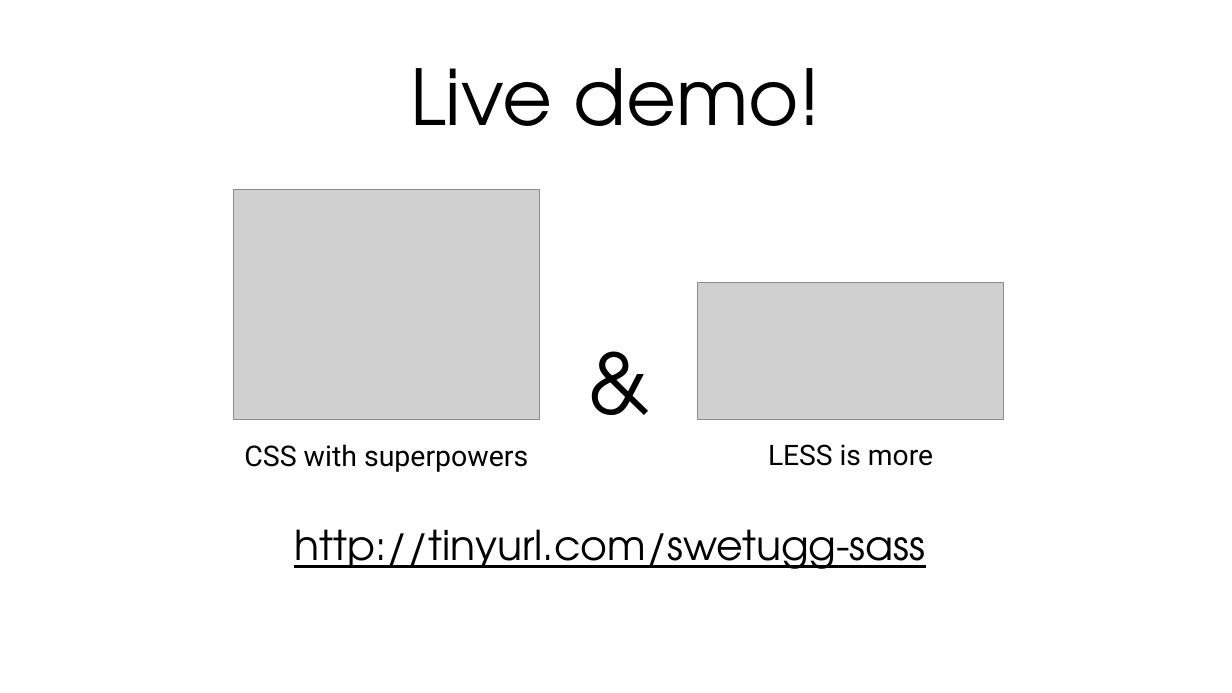
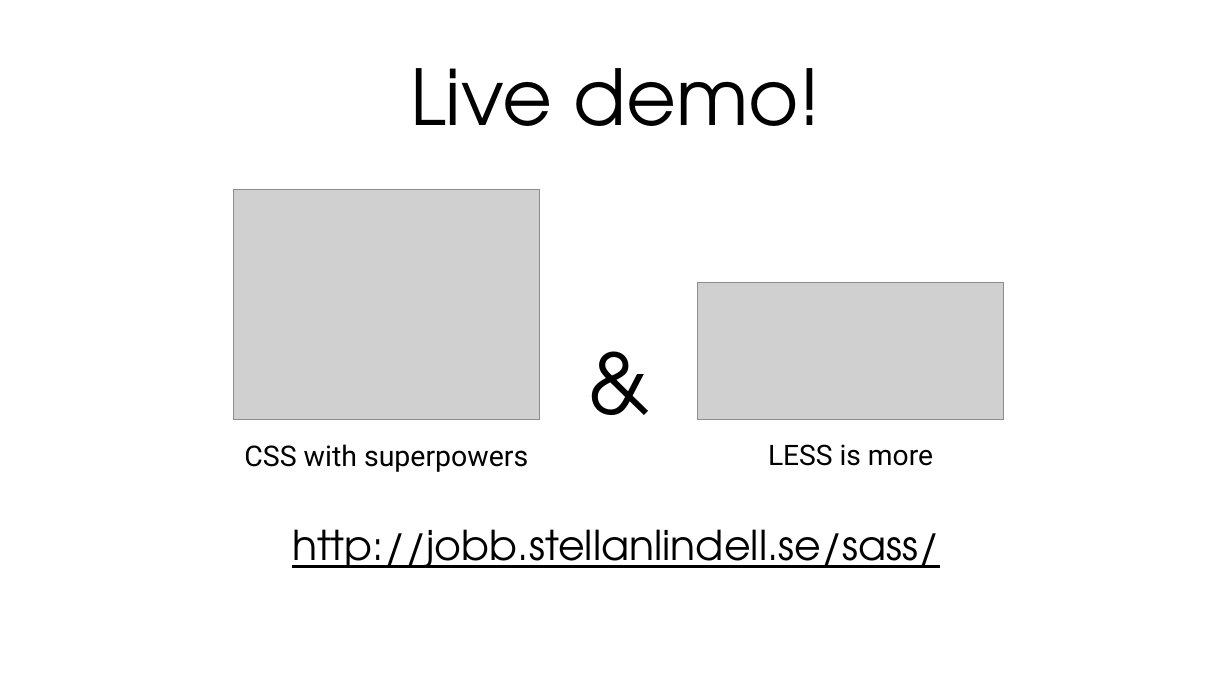
Before and after one commit to stiltet/SASS-Code-Example-Demo, a slide deck: slide 16 of Presentation.pptx. Drawn at 1232x693 pixels with LibreOffice and Linux fonts; fonts in the diff are those of the drawing; grey boxes stand for pictures. Boxes give left, top, right and bottom in pixels: in the first picture for what was removed or moved away, otherwise in the second. Text is boxed around its words. In the diff, an @@ line names an element or a change of style, - is before the commit and + after.

```diff
--- a/Presentation.pptx
+++ b/Presentation.pptx
@@ text at (x1=292, y1=529, x2=939, y2=568): text changed @@
-http://tinyurl.com/swetugg-sass
+http://jobb.stellanlindell.se/sass/
```
Also in this commit, not shown: 1 other slide changed.
